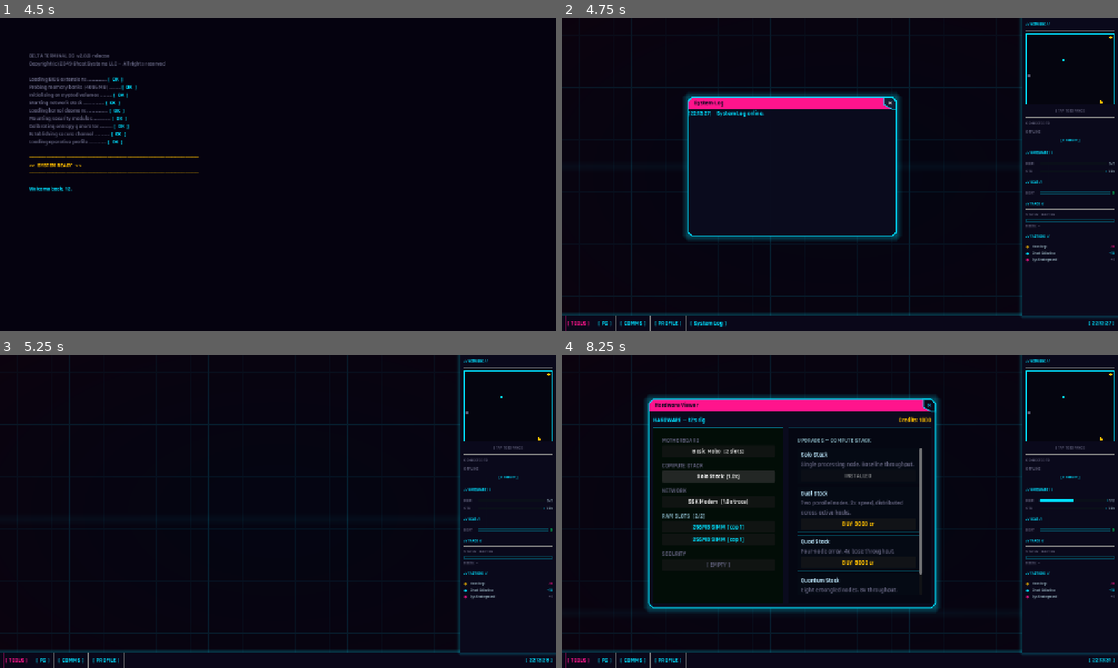
Above: before the commit, frames 1-4 (two rows, left to right).
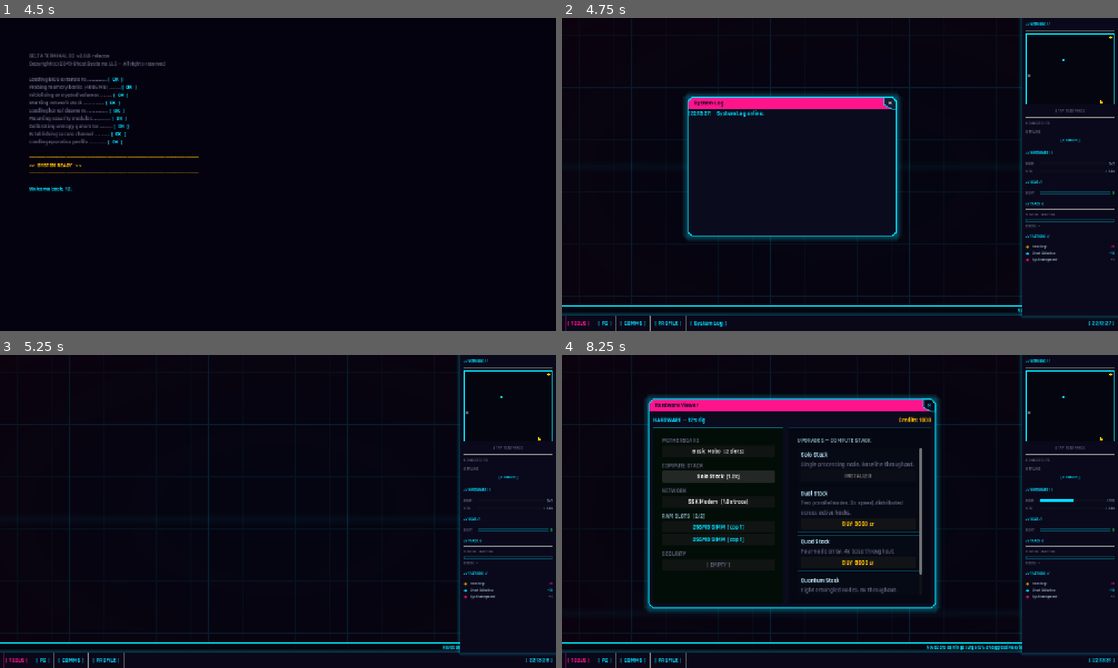
Above: after the commit, the same moments.

Repository: Sub-Xaero/Delta-Terminal-v2
Game: Godot game, scene res://scenes/main_menu.tscn
Same seed, same stepped clock (60 frames per second), same inputs: the game is played once before the commit and once after it.
Inputs (mouse positions are in pixels of both pictures, inside the frame that each line leads up to):
- Up to frame 1 (4.5 s): click "[ NEW GAME ]" at 0.5 s; click (278, 230) at 1.27 s; type "12" at 1.35 s; click "[ CONFIRM ]" at 2 s; tap Enter at 2.75, 4.25 s; move the mouse to (400, 158) at 2.77 s; tap M at 2.85, 4.35 s; click (400, 158) at 2.92 s; tap Space at 3.5 s; drag from (166, 190) to (250, 237) at 3.52 s; move the mouse to (333, 105) at 4.27 s; click (333, 105) at 4.42 s
- Up to frame 2 (4.75 s): no input
- Up to frame 3 (5.25 s): click "✕" at 5 s
- Up to frame 4 (8.25 s): click "[ TOOLS ]" at 5.75 s; click "[ PC ]" at 6.5 s; click "Solo Stack [1.0x]" at 7.25 s; click "Solo Stack [1.0x]" at 8 s

Frame 1 is identical in both runs. In frame 2, 0.4% of the frame differs, in the area x 0-83%, y 91-94%; in frame 3, 0.4%; in frame 4, 0.6%, in the area x 0-83%, y 91-95%.

Commit message:
Add reactive news ticker (#17)
Scrolling horizontal news strip just above the taskbar. Subscribes to
EventBus.news_headline_added — event headlines render in amber, then
cycle through ~10 background lore lines from data/news_lore.json in
cyan when the queue is empty. Bounded 50-headline history kept in
memory. A SettingsManager.news_ticker_visible toggle hides the strip;
the desktop reacts on settings_changed.

EventBus already emits news_headline_added from NetworkSim crack/heat
paths and GameManager day-tick — those now drive the ticker live.

Closes #17

Diff:
--- /dev/null
+++ b/data/news_lore.json
@@ -0,0 +1,12 @@
+[
+  "NovaCorp earnings surge 12% on aggressive cybersecurity contracts.",
+  "Meridian Gov debates new data-broker licensing bill.",
+  "ArcTech unveils quantum-stack prototype — analysts skeptical.",
+  "Underground exchange XENO drops 4% on a single overnight session.",
+  "Ghost Collective claims another bank breach in Eastern Bloc — unconfirmed.",
+  "SynthGov Cyber Division ramps recruitment of ex-corporate operators.",
+  "Power grid hardening costs Meridian taxpayers another ¥40M this quarter.",
+  "Local fiber outage continues — ISP cites 'targeted reroute attack'.",
+  "Stock: NCORP up, MERI flat, SYND volatile.",
+  "Anonymous donor wires ¥1M to City Shelter — investigators puzzled."
+]
--- a/scenes/desktop/desktop.gd
+++ b/scenes/desktop/desktop.gd
@@ -54,6 +54,7 @@
 @onready var _crt_bg: ColorRect = $Background
 @onready var _pause_menu: PauseMenu = $PauseMenu
 @onready var _desktop_icons_layer: Control = $DesktopIconsLayer
+@onready var _news_ticker: Panel = $NewsTicker
 
 
 func _ready() -> void:
@@ -72,6 +73,8 @@
 func _apply_crt_settings() -> void:
 	_crt_bg.visible  = SettingsManager.crt_enabled
 	_crt_bg.modulate = Color(1.0, 1.0, 1.0, SettingsManager.crt_intensity)
+	if _news_ticker:
+		_news_ticker.visible = SettingsManager.news_ticker_visible
 
 
 func _setup_context_menu() -> void:
--- a/scenes/desktop/desktop.tscn
+++ b/scenes/desktop/desktop.tscn
@@ -7,6 +7,7 @@
 [ext_resource type="Shader" uid="uid://b0bc2h4d8a5fo" path="res://scenes/desktop/crt_background.gdshader" id="4_crt"]
 [ext_resource type="PackedScene" uid="uid://ct2jvkb2t0vuh" path="res://scenes/desktop/sidebar.tscn" id="5_sb"]
 [ext_resource type="PackedScene" path="res://scenes/tools/system_view.tscn" id="6_sv"]
+[ext_resource type="PackedScene" path="res://scenes/desktop/news_ticker.tscn" id="8_nt"]
 
 [sub_resource type="ShaderMaterial" id="ShaderMaterial_bg"]
 shader = ExtResource("4_crt")
@@ -62,6 +63,16 @@
 mouse_filter = 2
 script = ExtResource("2_wm")
 
+[node name="NewsTicker" parent="." instance=ExtResource("8_nt")]
+layout_mode = 1
+anchor_top = 1.0
+anchor_right = 1.0
+anchor_bottom = 1.0
+offset_left = 0.0
+offset_top = -58.0
+offset_right = -220.0
+offset_bottom = -36.0
+
 [node name="Taskbar" type="Panel" parent="." unique_id=1455385100]
 layout_mode = 1
 anchors_preset = 12
--- /dev/null
+++ b/scenes/desktop/news_ticker.gd
@@ -0,0 +1,90 @@
+class_name NewsTicker
+extends Panel
+## Scrolling horizontal news ticker. Listens to EventBus.news_headline_added,
+## interleaves background lore from data/news_lore.json, and keeps a bounded
+## history of up to 50 headlines.
+
+const COL_CYAN  := Color(0.0,  0.88, 1.0)
+const COL_AMBER := Color(1.0,  0.75, 0.0)
+const COL_PINK  := Color(1.0,  0.08, 0.55)
+const LORE_PATH := "res://data/news_lore.json"
+const MAX_HISTORY := 50
+const PIXELS_PER_SECOND := 60.0
+const PADDING_PX := 240.0
+
+@onready var clip:  Control = $Clip
+@onready var label: Label   = $Clip/Label
+
+var _queue: Array[String] = []
+var _history: Array[String] = []
+var _lore: Array[String] = []
+var _lore_index: int = 0
+var _current_text: String = ""
+var _scroll_offset: float = 0.0
+
+
+func _ready() -> void:
+	_load_lore()
+	_apply_theme()
+	EventBus.news_headline_added.connect(_on_headline)
+	_advance_to_next()
+
+
+func _process(delta: float) -> void:
+	if _current_text.is_empty():
+		return
+	_scroll_offset -= PIXELS_PER_SECOND * delta
+	label.position.x = clip.size.x + _scroll_offset
+	if label.position.x + label.size.x < 0.0:
+		_advance_to_next()
+
+
+func _on_headline(text: String) -> void:
+	_history.push_back(text)
+	if _history.size() > MAX_HISTORY:
+		_history.pop_front()
+	_queue.push_back(text)
+
+
+func _advance_to_next() -> void:
+	var next_text: String
+	if not _queue.is_empty():
+		next_text = _queue.pop_front()
+		label.add_theme_color_override("font_color", COL_AMBER)
+	elif not _lore.is_empty():
+		next_text = _lore[_lore_index % _lore.size()]
+		_lore_index += 1
+		label.add_theme_color_override("font_color", COL_CYAN)
+	else:
+		next_text = ""
+	_current_text = next_text
+	label.text = next_text
+	label.position.x = clip.size.x
+	label.size.x = max(800.0, label.get_minimum_size().x + PADDING_PX)
+	_scroll_offset = 0.0
+
+
+func _load_lore() -> void:
+	var f := FileAccess.open(LORE_PATH, FileAccess.READ)
+	if f == null:
+		return
+	var parsed: Variant = JSON.parse_string(f.get_as_text())
+	if parsed is Array:
+		for entry in parsed:
+			if entry is String:
+				_lore.append(entry)
+
+
+func _apply_theme() -> void:
+	var style := StyleBoxFlat.new()
+	style.bg_color = Color(0.02, 0.02, 0.06, 0.92)
+	style.border_color = COL_CYAN
+	style.border_width_top = 1
+	style.border_width_bottom = 1
+	add_theme_stylebox_override("panel", style)
+	label.add_theme_font_size_override("font_size", 11)
+	label.add_theme_color_override("font_color", COL_CYAN)
+
+
+func get_history() -> Array[String]:
+	return _history.duplicate()
--- /dev/null
+++ b/scenes/desktop/news_ticker.tscn
@@ -0,0 +1,29 @@
+[gd_scene load_steps=2 format=3]
+
+[ext_resource type="Script" path="res://scenes/desktop/news_ticker.gd" id="1_nt"]
+
+[node name="NewsTicker" type="Panel"]
+custom_minimum_size = Vector2(0, 22)
+script = ExtResource("1_nt")
+
+[node name="Clip" type="Control" parent="."]
+clip_contents = true
+layout_mode = 1
+anchors_preset = 15
+anchor_right = 1.0
+anchor_bottom = 1.0
+mouse_filter = 2
+
+[node name="Label" type="Label" parent="Clip"]
+layout_mode = 1
+anchors_preset = 8
+anchor_left = 0.5
+anchor_top = 0.5
+anchor_right = 0.5
+anchor_bottom = 0.5
+offset_left = 0.0
+offset_top = -11.0
+offset_right = 1200.0
+offset_bottom = 11.0
+text = ""
+vertical_alignment = 1
--- a/scripts/autoloads/settings_manager.gd
+++ b/scripts/autoloads/settings_manager.gd
@@ -12,6 +12,8 @@
 var crt_intensity:   float = 0.8
 var fullscreen:      bool  = false
 var autosave:        bool  = true
+var news_ticker_visible: bool = true
+var tutorials_enabled:   bool = true
 
 signal settings_changed()
 
@@ -31,7 +33,9 @@
 	config.set_value("display",  "crt_enabled",    crt_enabled)
 	config.set_value("display",  "crt_intensity",  crt_intensity)
 	config.set_value("display",  "fullscreen",     fullscreen)
-	config.set_value("gameplay", "autosave",       autosave)
+	config.set_value("gameplay", "autosave",            autosave)
+	config.set_value("gameplay", "news_ticker_visible", news_ticker_visible)
+	config.set_value("gameplay", "tutorials_enabled",   tutorials_enabled)
 	config.save(CONFIG_PATH)
 
 
@@ -45,7 +49,9 @@
 	crt_enabled    = config.get_value("display",  "crt_enabled",    true)
 	crt_intensity  = config.get_value("display",  "crt_intensity",  0.8)
 	fullscreen     = config.get_value("display",  "fullscreen",     false)
-	autosave       = config.get_value("gameplay", "autosave",       true)
+	autosave            = config.get_value("gameplay", "autosave",            true)
+	news_ticker_visible = config.get_value("gameplay", "news_ticker_visible", true)
+	tutorials_enabled   = config.get_value("gameplay", "tutorials_enabled",   true)
 
 
 # ── Setters (apply immediately + persist) ─────────────────────────────────────
@@ -91,6 +97,18 @@
 	save_settings()
 
 
+func set_news_ticker_visible(val: bool) -> void:
+	news_ticker_visible = val
+	settings_changed.emit()
+	save_settings()
+
+
+func set_tutorials_enabled(val: bool) -> void:
+	tutorials_enabled = val
+	settings_changed.emit()
+	save_settings()
+
+
 # ── Internal apply helpers ────────────────────────────────────────────────────
 
 func _apply_display() -> void:
